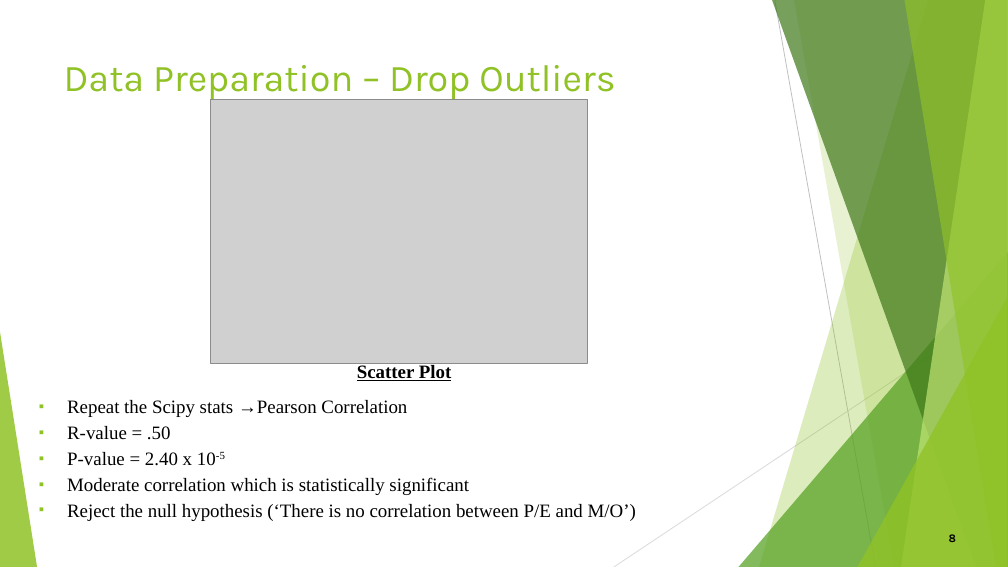
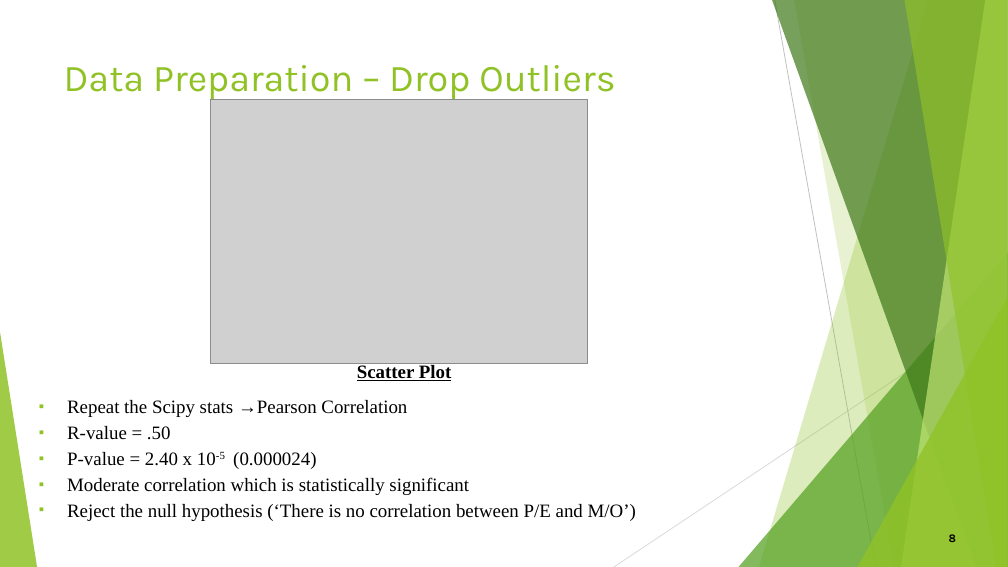
Before and after one commit to hgfowler08/project1, a slide deck: slide 8 of Age and Stock Prices_HAVE_Nots_28Jul18.pptx. Drawn at 1008x567 pixels with LibreOffice and Linux fonts; fonts in the diff are those of the drawing; grey boxes stand for pictures. Boxes give left, top, right and bottom in pixels: in the first picture for what was removed or moved away, otherwise in the second. Text is boxed around its words. In the diff, an @@ line names an element or a change of style, - is before the commit and + after.

```diff
--- a/Age and Stock Prices_HAVE_Nots_28Jul18.pptx
+++ b/Age and Stock Prices_HAVE_Nots_28Jul18.pptx
@@ text at box(67, 452, 316, 469): text changed @@
-▪ P-value = 2.40 x 10-5
+▪ P-value = 2.40 x 10-5 (0.000024)
```
Also in this commit, not shown: 2 other slides changed.
